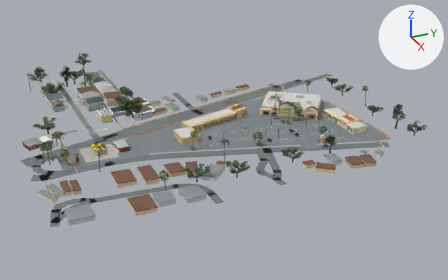
What one commit did to the glTF model dist/assets/plaza.glb.
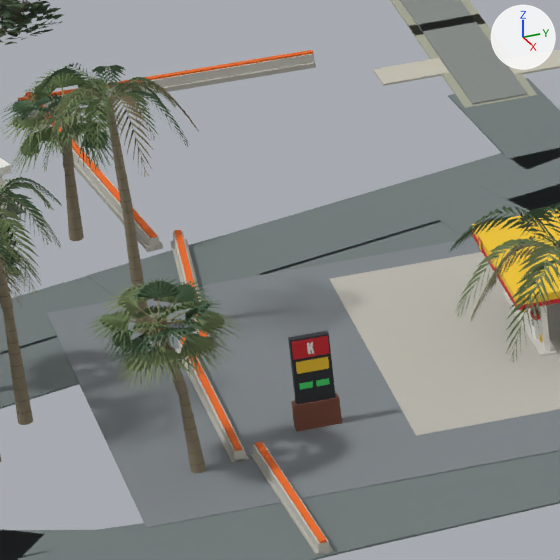
Old and new are each drawn whole from a 50 mm camera at (70.4, -1681.8, 207.3) aimed at (-384.1, -1477.3, -19.9) and again close up on the part from 11% to 22% of the width and 45% to 62% of the height. The lights are fixed; the arrows at upper right show +X, +Y and +Z. The first two pictures are the older version. Where no turn or scale is listed for an object, it has been applied to the vertices. Vertices at exactly the same position are counted once.

The first close-up shows 'architecture', 'foliage', 'ground', 'wood'.
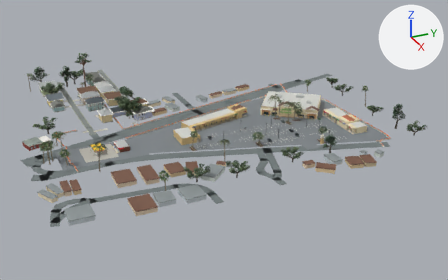
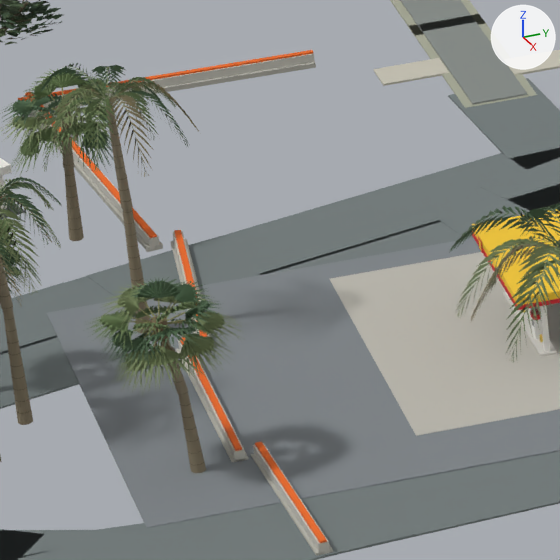
Location of each change, (x1, y1, x2, y2) in pixels of the close-ups (560 x 560 px):
part 1 of me_mesh_0, deleted: before (288, 331, 342, 431)

What changed in the scene script:
```text
Change me_mesh_0:
    used by ob_architecture; location = (-395.21, -1507.98, 6.26)
    remove me_mesh_0.from_pydata(...)  # 73571 vertices, 142702 faces; spans x -139.0..139.0, y -138.0..138.0, z -6.0..6.0
    add me_mesh_0.from_pydata(...)  # 73455 vertices, 142514 faces; spans x -139.0..139.0, y -138.0..138.0, z -6.0..6.0
    me_mesh_0 part 1: 11 loose pieces with 116 vertices, spanning x 42.0..43.0, y -104.0..-101.0, z -6.0..0.0, are deleted
```
